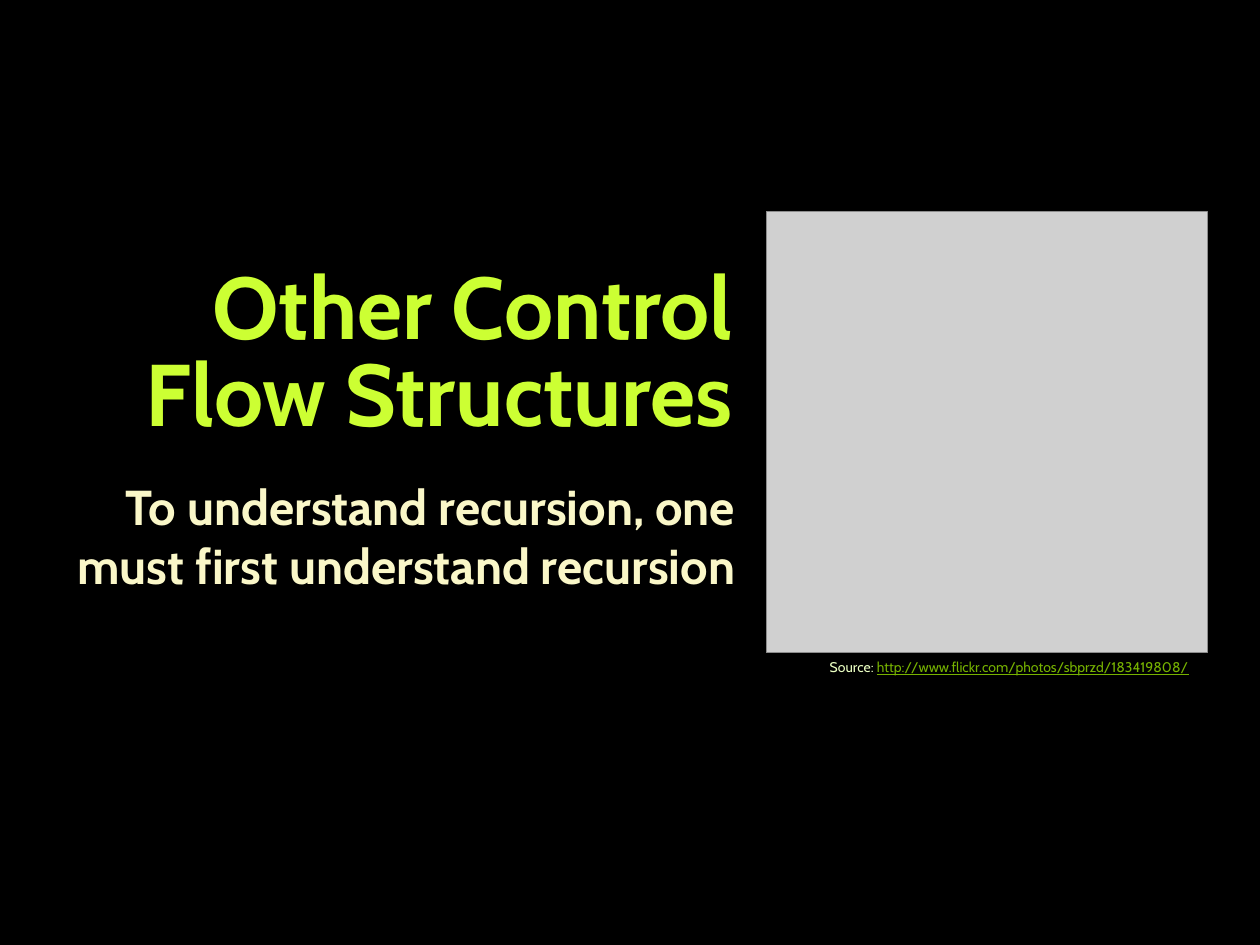
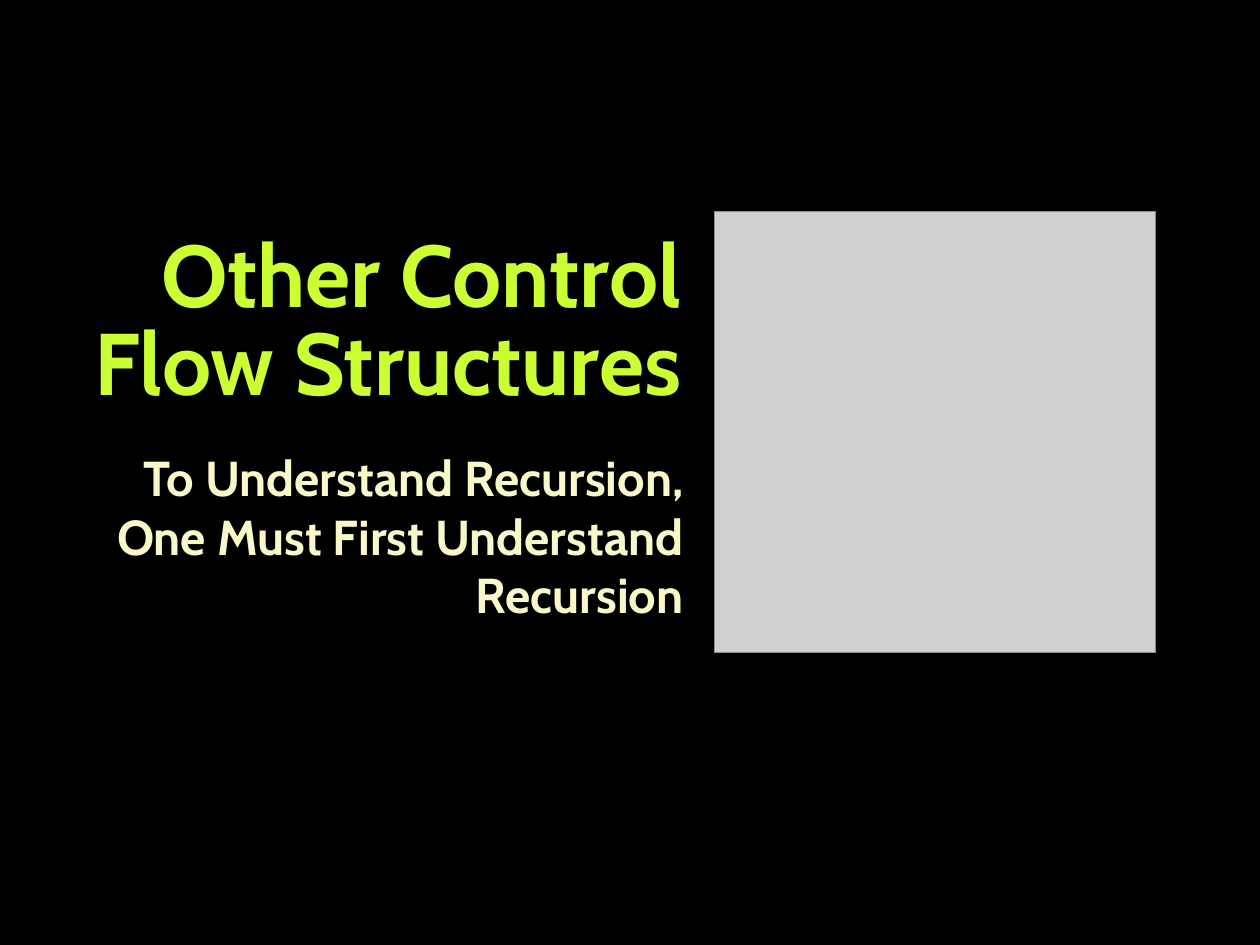
Before and after one commit to NikolayGenov/TelerikAcademy, a slide deck: slide 44 of KPK/Lectures/6. Using Control Structures, Conditional Statements and Loops.pptx. Drawn at 1260x945 pixels with LibreOffice and Linux fonts; fonts in the diff are those of the drawing; grey boxes stand for pictures; background and template pictures are left out. Boxes give left, top, right and bottom in pixels: in the first picture for what was removed or moved away, otherwise in the second. Text is boxed around its words. In the diff, an @@ line names an element or a change of style, - is before the commit and + after.

```diff
--- a/KPK/Lectures/6. Using Control Structures, Conditional Statements and Loops.pptx
+++ b/KPK/Lectures/6. Using Control Structures, Conditional Statements and Loops.pptx
@@ picture: place and size @@
-picture at (766, 212, 1207, 653)
+picture at (714, 212, 1155, 653)
@@ title "Other Control Flow Structures": place and size @@
-title "Other Control Flow Structures" at (146, 273, 733, 428)
+title "Other Control Flow Structures" at (94, 241, 681, 397)
@@ subtitle at (117, 459, 684, 614): text changed @@
-To understand recursion, one must first understand recursion
+To Understand Recursion,
+One Must First Understand Recursion
@@ text removed at (830, 661, 1188, 676) @@
-Source: http://www.flickr.com/photos/sbprzd/183419808/
```
Also in this commit, not shown: 45 other slides changed, 17 other files.
